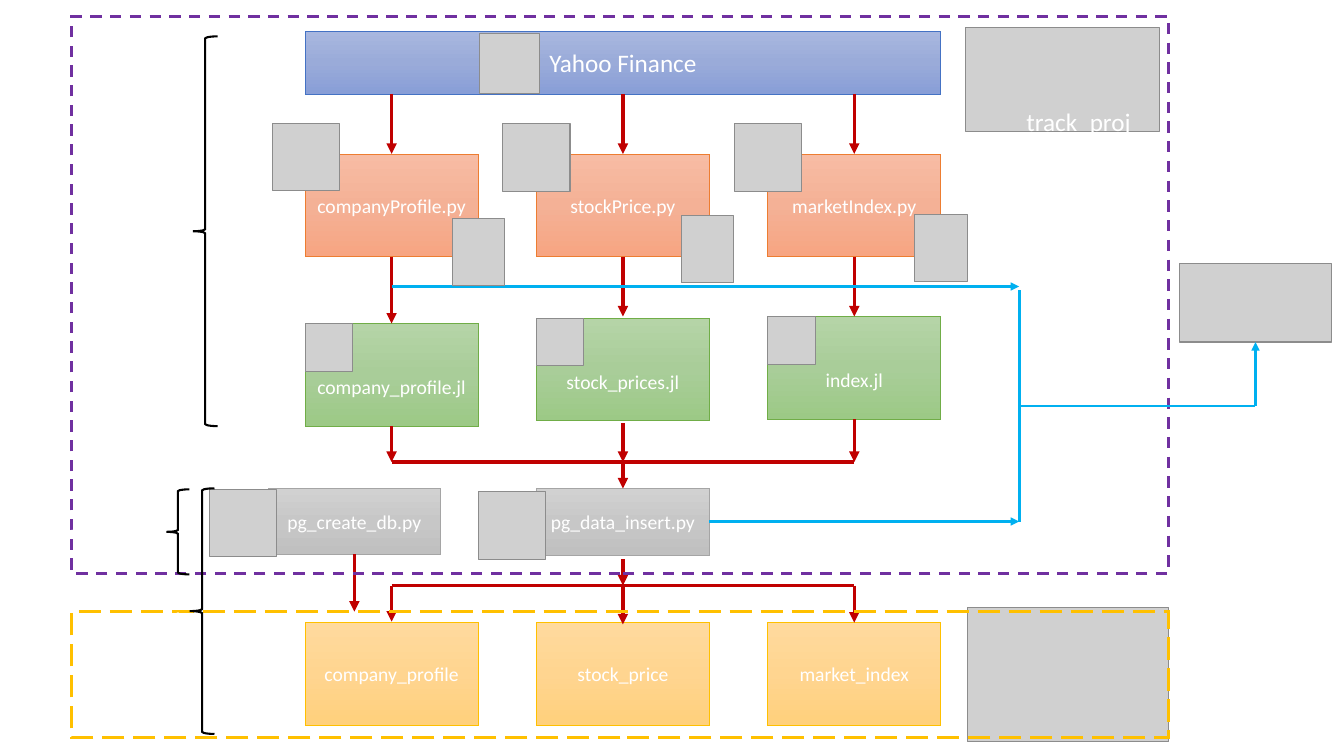
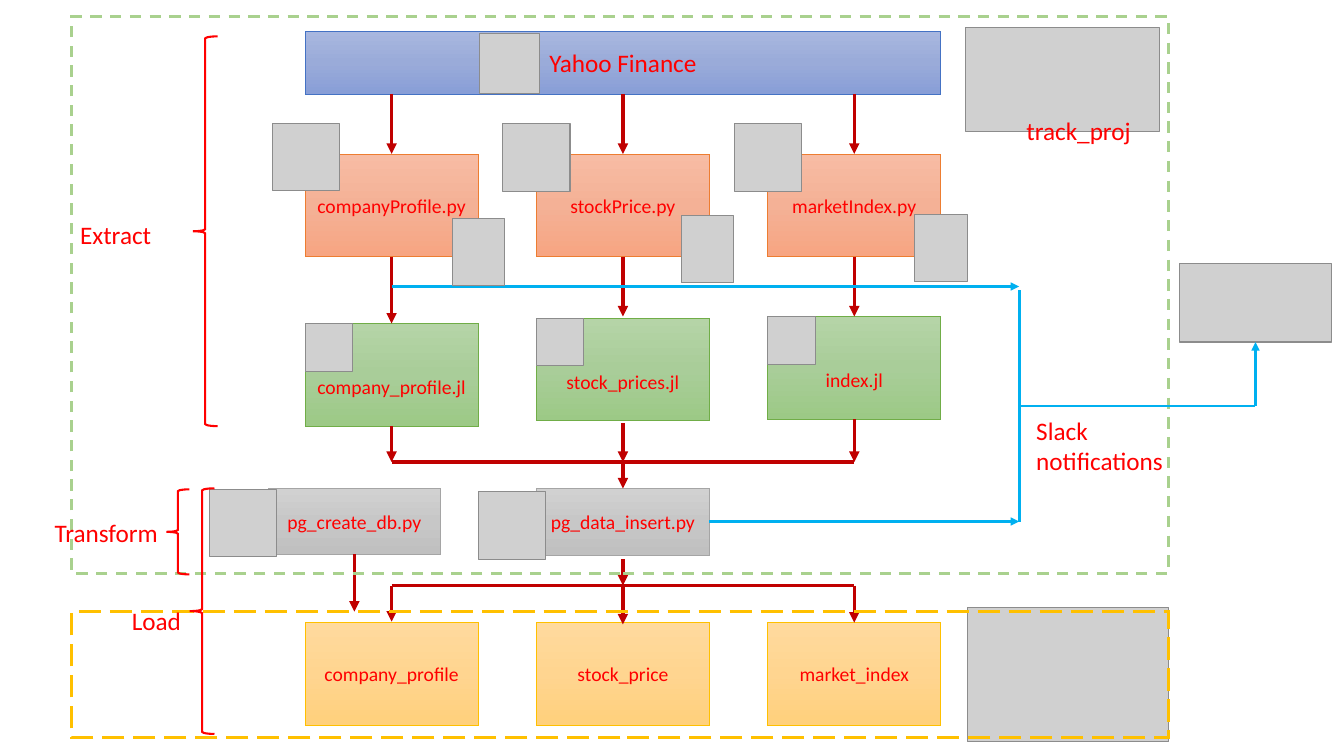
Before and after one commit to NikhilSawal/investment_portfolio, a slide deck: slide 4 of misc_files/project_slides.pptx. Drawn at 1344x756 pixels with LibreOffice and Linux fonts; fonts in the diff are those of the drawing; grey boxes stand for pictures. Boxes give left, top, right and bottom in pixels: in the first picture for what was removed or moved away, otherwise in the second. Text is boxed around its words. In the diff, an @@ line names an element or a change of style, - is before the commit and + after.

```diff
--- a/misc_files/project_slides.pptx
+++ b/misc_files/project_slides.pptx
@@ rectangle at [72,16,1170,573]: outline #7030A0 2 pt dashed to #A9D18E 2 pt dashed @@
@@ left brace at [193,36,218,426]: fill none to #FFFFFF; outline #000000 1.5 pt to #FF0000 1.5 pt @@
@@ text colour #FFFFFF to #FF0000 in 15 elements at [306,154,479,257], [536,154,710,257], [768,154,942,257], [306,324,479,426], [536,319,710,421], [768,317,942,419], [306,623,479,726], [536,623,710,726], [768,623,942,726], [306,32,942,95], [536,489,710,557], [268,489,442,555], [55,522,158,549], [132,610,181,630], [1026,119,1130,146] @@
@@ text added at [80,227,151,245], 18 pt, text #FF0000 @@
+Extract
@@ text added at [1036,422,1163,471], 18 pt, text #FF0000 @@
+Slack
+notifications
@@ left brace at [166,490,190,575]: outline #000000 1.5 pt to #FF0000 1.5 pt @@
@@ left brace at [190,489,215,735]: outline #000000 1.5 pt to #FF0000 1.5 pt @@
```
Also in this commit, not shown: 1 other slide changed, 1 other file.
